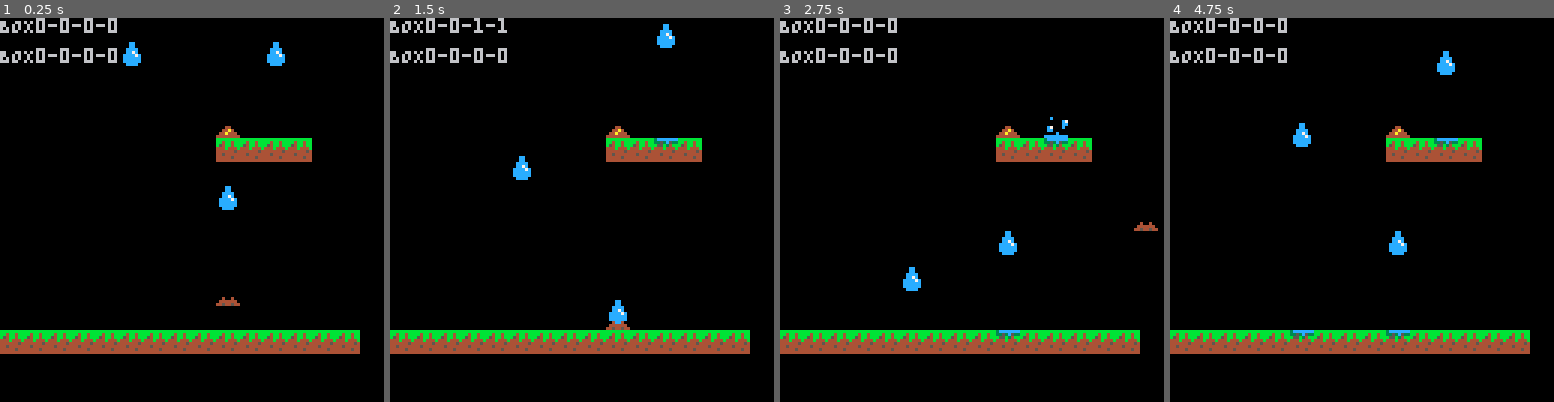
Above: before the commit, frames 1-4 (left to right).
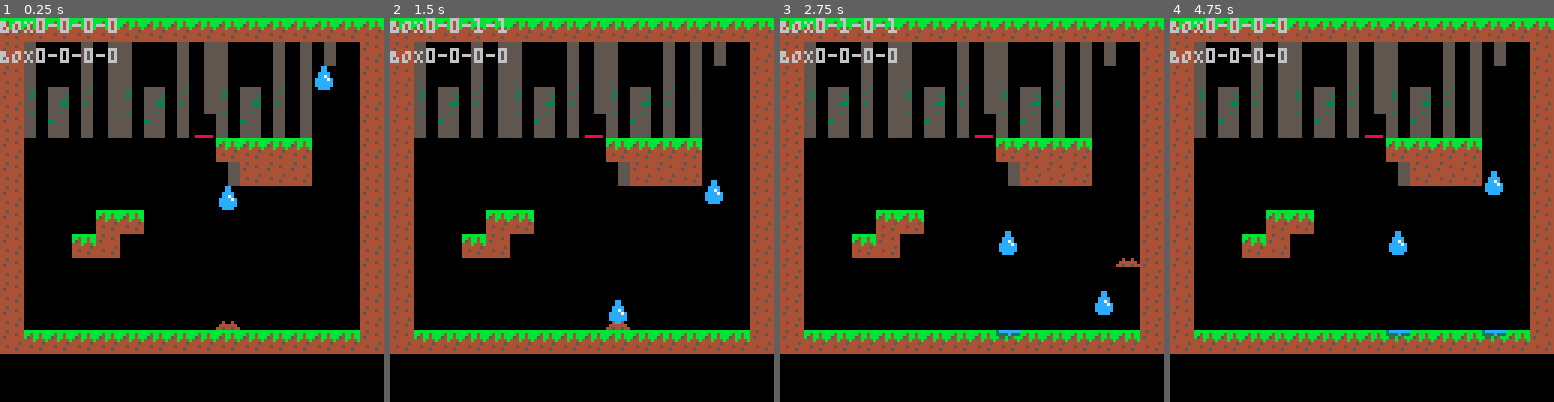
Above: after the commit, the same moments.

Repository: Mackain/ldjam45
Game: PICO-8 cartridge poopsim.p8
The game is run twice, just before and just after one commit, with the same random seed, the same clock (stepped at 60 frames per second) and the same inputs.
Inputs:
- Up to frame 1 (0.25 s): no input
- Up to frame 2 (1.5 s): no input
- Up to frame 3 (2.75 s): hold Right 1.6-2.1 s; hold Up 2.15-2.42 s; hold Right from 2.47 s (still down)
- Up to frame 4 (4.75 s): release Right at 3.03 s; hold Left 3.08-3.58 s; hold Down 3.63-3.97 s; hold Right 4.02-4.68 s; hold Up from 4.73 s (still down)

The runs differ from the first frame. In frame 1, 28% of the frame differs, in the area x 0-100%, y 0-88%; in frame 2, 28%; in frame 3, 28%; in frame 4, 28%.

Commit message:
Lot of shit
-music and stuff and bitches

Diff:
--- a/poopsim.p8
+++ b/poopsim.p8
@@ -4,8 +4,9 @@
 t=0
 function _init()
     jump_time=5
-    gravity = 2
-
+    gravity = 3
+
+    music(0)
 
     player = {}
     player.x = 72
@@ -83,6 +84,7 @@
     if(btnp(2)) then
         player.y -=1
         player.force = 8
+        sfx(1)
     end
 	if(btn(3)) then move_down(player) end
 
@@ -91,7 +93,7 @@
     box_col(1)
 
     player.gravity = gravity - player.force
-    if(player.hitbox[3]==1 and player.hitbox[4]==1) then
+    if(player.hitbox[3]==1 or player.hitbox[4]==1) then
         player.force=0
     else
         player.y += player.gravity
@@ -263,18 +264,22 @@
 end
 
 function move_right(char)
-	char.x+=2
-	if(char.x>120) then char.x=0 end
+    if(player.hitbox[2] == 0 or player.hitbox[4] == 0) then
+        char.x+=2
+        if(char.x>120) then char.x=0 end
+    end
 end
 
 function move_left(char)
- 	char.x-=2
-	if(char.x<0) then char.x=120 end
+    if(player.hitbox[1]==0 or player.hitbox[3]==0) then
+ 	    char.x-=2
+	    if(char.x<0) then char.x=120 end
+    end
 end
 
 function move_down(char)
-	char.y+=2
-	if(char.y>120) then char.y=0 end
+        char.y+=2
+        if(char.y>120) then char.y=0 end
 end
 
 
@@ -521,30 +526,30 @@
 
 
 __gff__
-0000020300000000000000000000000000000000000000000000000000000000000000000000000000000000000000000000000000000000000000000000000000000000000000000000000000000000000000000000000000000000000000000000000000000000000000000000000000000000000000000000000000000000
+0000020302000000000000000000000000000000000000000000000000000000000000000000000000000000000000000000000000000000000000000000000000000000000000000000000000000000000000000000000000000000000000000000000000000000000000000000000000000000000000000000000000000000
 0000000000000000000000000000000000000000000000000000000000000000000000000000000000000000000000000000000000000000000000000000000001000000000000000000000000000000040404000000000000000000000000000000000000000000000000000000000000000000000000000000000000000000
 __map__
-0000000000c00000000000c00000000000000000000000000000000000000000000000000000000000000000000000000000000000000000000000000000000000000000000000000000000000000000000000000000000000000000000000000000000000000000000000000000000000000000000000000000000000000000
-0000000000000000000000000000000000000000000000000000000000000000000000000000000000000000000000000000000000000000000000000000000000000000000000000000000000000000000000000000000000000000000000000000000000000000000000000000000000000000000000000000000000000000
-0000000000000000000000000000000000000000000000000000000000000000000000000000000000000000000000000000000000000000000000000000000000000000000000000000000000000000000000000000000000000000000000000000000000000000000000000000000000000000000000000000000000000000
-0000000000000000000000000000000000000000000000000000000000000000000000000000000000000000000000000000000000000000000000000000000000000000000000000000000000000000000000000000000000000000000000000000000000000000000000000000000000000000000000000000000000000000
-000000000000000000d03e3e3e00000000000000000000000000000000000000000000000000000000000000000000000000000000000000000000000000000000000000000000000000000000000000000000000000000000000000000000000000000000000000000000000000000000000000000000000000000000000000
-0000000000000000000202020200000000000000000000000000000000000000000000000000000000000000000000000000000000000000000000000000000000000000000000000000000000000000000000000000000000000000000000000000000000000000000000000000000000000000000000000000000000000000
-080808080808080808c008080808000000000000000000000000000000000000000000000000000000000000000000000000000000000000000000000000000000000000000000000000000000000000000000000000000000000000000000000000000000000000000000000000000000000000000000000000000000000000
-0808080808080808080808080808000000000000000000000000000000000000000000000000000000000000000000000000000000000000000000000000000000000000000000000000000000000000000000000000000000000000000000000000000000000000000000000000000000000000000000000000000000000000
-0000000000000000000000000000000000000000000000000000000000000000000000000000000000000000000000000000000000000000000000000000000000000000000000000000000000000000000000000000000000000000000000000000000000000000000000000000000000000000000000000000000000000000
-0000000000000000000000000000000000000000000000000000000000000000000000000000000000000000000000000000000000000000000000000000000000000000000000000000000000000000000000000000000000000000000000000000000000000000000000000000000000000000000000000000000000000000
-0000000000000000000000000000000000000000000000000000000000000000000000000000000000000000000000000000000000000000000000000000000000000000000000000000000000000000000000000000000000000000000000000000000000000000000000000000000000000000000000000000000000000000
-0000000000000000000000000000000000000000000000000000000000000000000000000000000000000000000000000000000000000000000000000000000000000000000000000000000000000000000000000000000000000000000000000000000000000000000000000000000000000000000000000000000000000000
-3e3e3e3e3e3e3e3e3e3e3e3e3e3e3e0000000000000000000000000000000000000000000000000000000000000000000000000000000000000000000000000000000000000000000000000000000000000000000000000000000000000000000000000000000000000000000000000000000000000000000000000000000000
-0202020202020202020202020202020000000000000000000000000000000000000000000000000000000000000000000000000000000000000000000000000000000000000000000000000000000000000000000000000000000000000000000000000000000000000000000000000000000000000000000000000000000000
-…(10 lines of a section not shown)…
+0202020202020202020202020202020200000000000000000000000000000000000000000000000000000000000000000000000000000000000000000000000000000000000000000000000000000000000000000000000000000000000000000000000000000000000000000000000000000000000000000000000000000000
+040c0d0e0f0c0d0e0f0c0d0e0fc0000400000000000000000000000000000000000000000000000000000000000000000000000000000000000000000000000000000000000000000000000000000000000000000000000000000000000000000000000000000000000000000000000000000000000000000000000000000000
+041c1d1e1f1c1d1e1f1c1d1e1f00000400000000000000000000000000000000000000000000000000000000000000000000000000000000000000000000000000000000000000000000000000000000000000000000000000000000000000000000000000000000000000000000000000000000000000000000000000000000
+042c2d2e2f2c2d2e2f2c2d2e2f00000400000000000000000000000000000000000000000000000000000000000000000000000000000000000000000000000000000000000000000000000000000000000000000000000000000000000000000000000000000000000000000000000000000000000000000000000000000000
+043c3d3e3f3c3d3e303c3d3e3f00000400000000000000000000000000000000000000000000000000000000000000000000000000000000000000000000000000000000000000000000000000000000000000000000000000000000000000000000000000000000000000000000000000000000000000000000000000000000
+0400000000000000000202020200000400000000000000000000000000000000000000000000000000000000000000000000000000000000000000000000000000000000000000000000000000000000000000000000000000000000000000000000000000000000000000000000000000000000000000000000000000000000
+040808080808080808c004040408000400000000000000000000000000000000000000000000000000000000000000000000000000000000000000000000000000000000000000000000000000000000000000000000000000000000000000000000000000000000000000000000000000000000000000000000000000000000
+0408080808080808080808080808000400000000000000000000000000000000000000000000000000000000000000000000000000000000000000000000000000000000000000000000000000000000000000000000000000000000000000000000000000000000000000000000000000000000000000000000000000000000
+0400000002020000000000000000000400000000000000000000000000000000000000000000000000000000000000000000000000000000000000000000000000000000000000000000000000000000000000000000000000000000000000000000000000000000000000000000000000000000000000000000000000000000
+0400000204000000000000000000000400000000000000000000000000000000000000000000000000000000000000000000000000000000000000000000000000000000000000000000000000000000000000000000000000000000000000000000000000000000000000000000000000000000000000000000000000000000
+0400000000000000000000000000000400000000000000000000000000000000000000000000000000000000000000000000000000000000000000000000000000000000000000000000000000000000000000000000000000000000000000000000000000000000000000000000000000000000000000000000000000000000
+0400000000000000000000000000000400000000000000000000000000000000000000000000000000000000000000000000000000000000000000000000000000000000000000000000000000000000000000000000000000000000000000000000000000000000000000000000000000000000000000000000000000000000
+0407070707070707070707070707070400000000000000000000000000000000000000000000000000000000000000000000000000000000000000000000000000000000000000000000000000000000000000000000000000000000000000000000000000000000000000000000000000000000000000000000000000000000
+0402020202020202020202020202020400000000000000000000000000000000000000000000000000000000000000000000000000000000000000000000000000000000000000000000000000000000000000000000000000000000000000000000000000000000000000000000000000000000000000000000000000000000
+…(10 lines of a section not shown)…
Not shown, changed: 32 lines of the sprite sheet (__gfx__) section of poopsim.p8
Not shown, changed: the music (__music__) section of poopsim.p8
